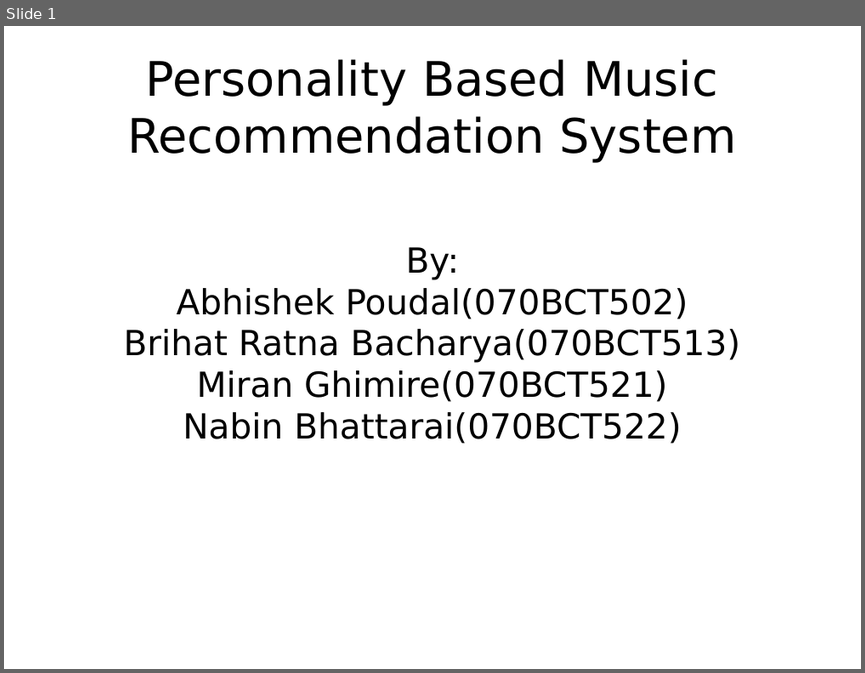
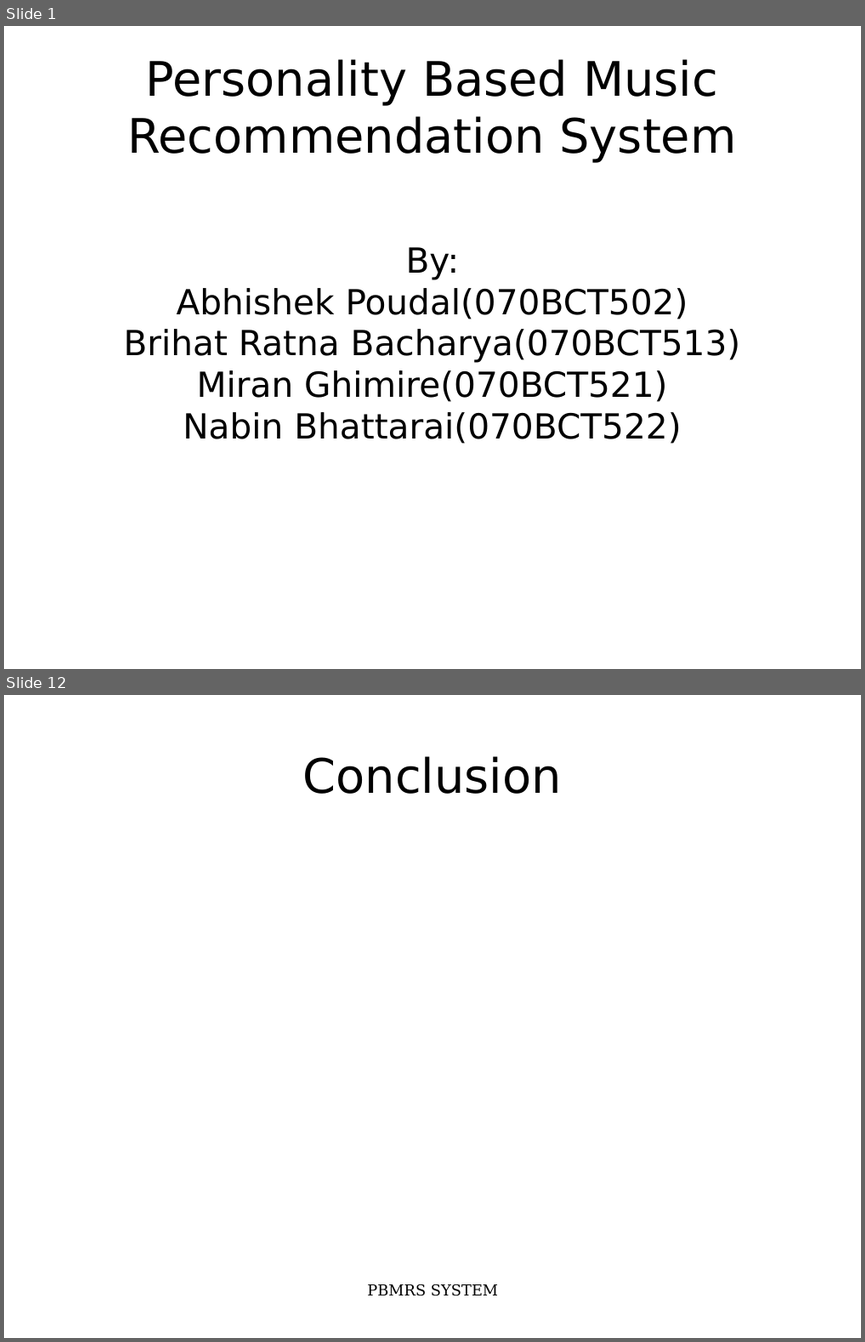
Before and after one commit to nbnbhattarai/ReportCollection, a slide deck: majorProjectSlides.odp. Shown one above the other, each under a label of ours: slide 1 before the commit, slides 1 and 12 after it; the slides between them are not shown. The pictures are 865x673 and 865x1342 pixels, drawn with LibreOffice and Linux fonts; fonts in the diff are those of the drawing. Boxes give left, top, right and bottom in pixels: in the first picture for what was removed or moved away, otherwise in the second. Text is boxed around its words. In the diff, an @@ line names an element or a change of style, - is before the commit and + after.

```diff
--- a/majorProjectSlides.odp
+++ b/majorProjectSlides.odp
@@ slide 12 added at box(4, 695, 861, 1338), background #FFFFFF @@
@@ title added at box(303, 756, 562, 794), 44 pt, text #000000 @@
+Conclusion
@@ text added at box(367, 1283, 498, 1296), 14 pt, text #000000 @@
+PBMRS SYSTEM
```
Also in this commit, not shown: 10 slides changed, 1 other slide added, 2 slides removed, 9 other files.
